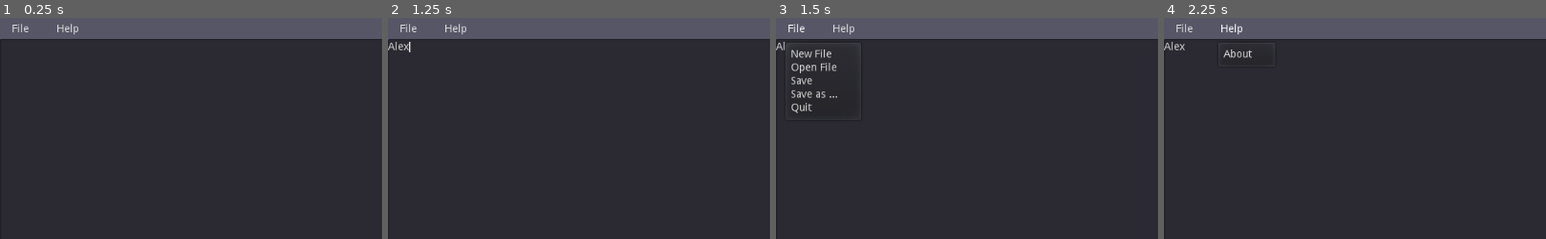
Above: before the commit, frames 1-4 (left to right).
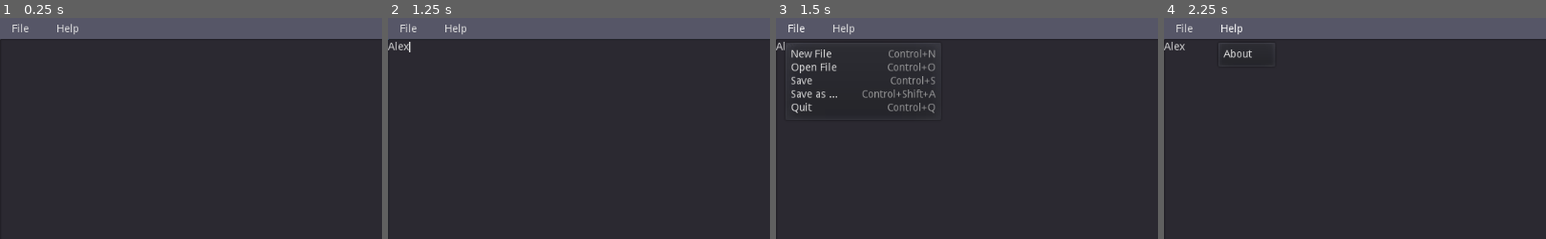
Above: after the commit, the same moments.

Repository: Valeriooooh/GDText
Game: Godot game, scene res://Main.tscn
Two runs of this game, one before a commit and one after it. Both use one fixed random seed, a clock stepped at 60 frames per second and the inputs below.
Inputs (mouse positions are % of the whole screen's width and height, from its top left):
- Up to frame 1 (0.25 s): no input
- Up to frame 2 (1.25 s): click (50, 52) at 0.52 s; type "Alex" at 0.6 s
- Up to frame 3 (1.5 s): click "File" at 1.25 s
- Up to frame 4 (2.25 s): click "Help" at 2 s
The pictures show only the part of the screen within x 0-50%, y 0-50%; the shares and areas given below are measured in that part.

Frames 1-2 are identical in both runs. In frame 3, 1.1% of the frame differs, in the area x 22-42%, y 14-44%; in frame 4, nothing differs.

Commit message:
Added Shortcuts

Diff:
--- a/GDText/app.gd
+++ b/GDText/app.gd
@@ -9,12 +9,24 @@
 
 #File Menu
 	$FileMenu.get_popup().add_item("New File")
+	_shortcut(0 ,KEY_N, false)
 	$FileMenu.get_popup().add_item("Open File")
+	_shortcut(1, KEY_O, false)
 	$FileMenu.get_popup().add_item("Save")
+	_shortcut(2,KEY_S, false)
 	$FileMenu.get_popup().add_item("Save as ...")
+	_shortcut(3, KEY_A, true)
 	$FileMenu.get_popup().add_item("Quit")
+	_shortcut(4, KEY_Q, false)
+
+
+
+
 	$FileMenu.get_popup().connect("id_pressed", self, "_on_Item_pressed")
 #---------------------------------------------------------------------------------
+
+
+
 
 	#help menu
 	$HelpMenu.get_popup().add_item("About")
@@ -75,3 +87,14 @@
 	f.open(path, 2)
 	f.store_string($TextEdit.text)
 	f.close()
+
+func _shortcut(var MenuNum, var _key, var shift):
+	var shortcut = ShortCut.new()
+	var inputeventkey = InputEventKey.new()
+	inputeventkey.set_scancode(_key)
+	inputeventkey.control = true
+	if shift == true:
+		inputeventkey.shift = true
+	shortcut.set_shortcut(inputeventkey)
+
+	$FileMenu.get_popup().set_item_shortcut(MenuNum, shortcut, true)
